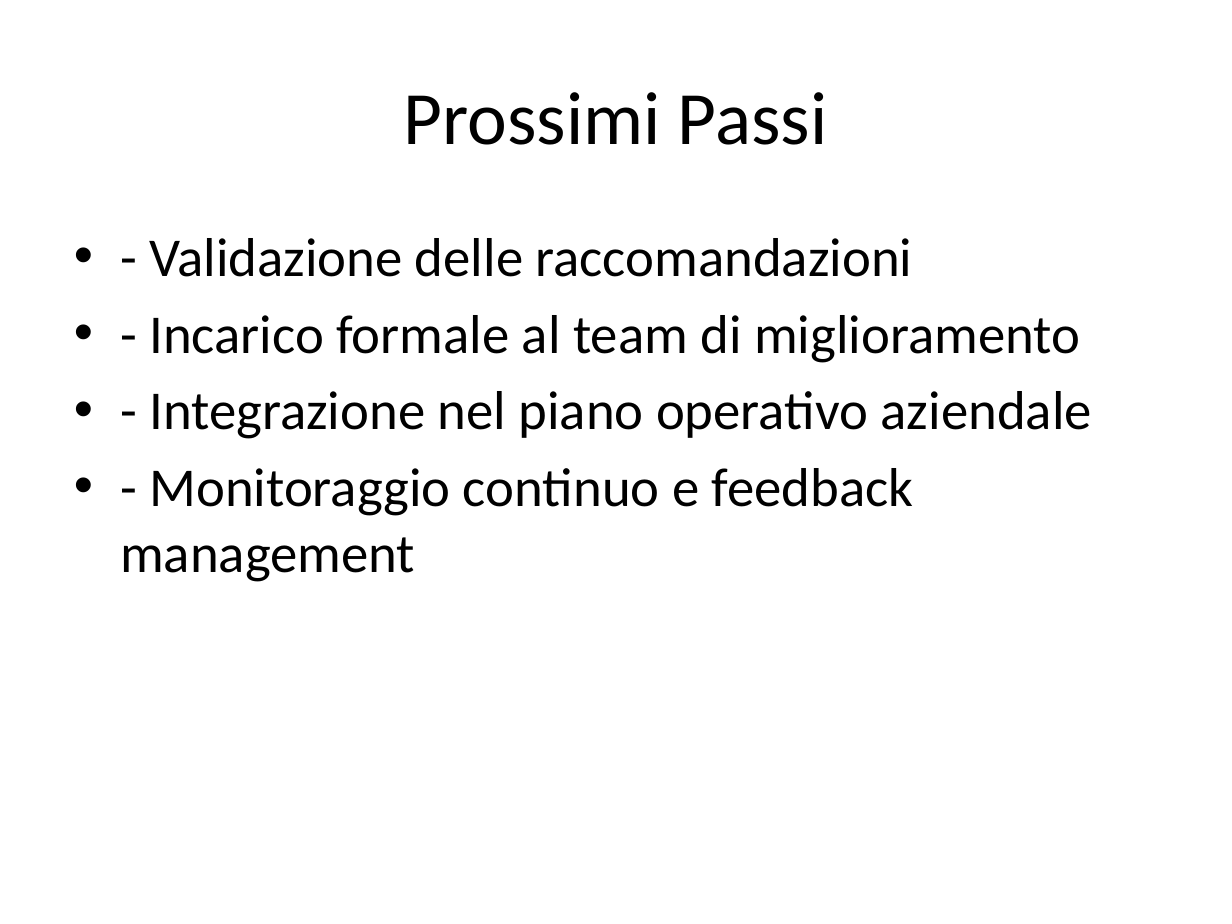
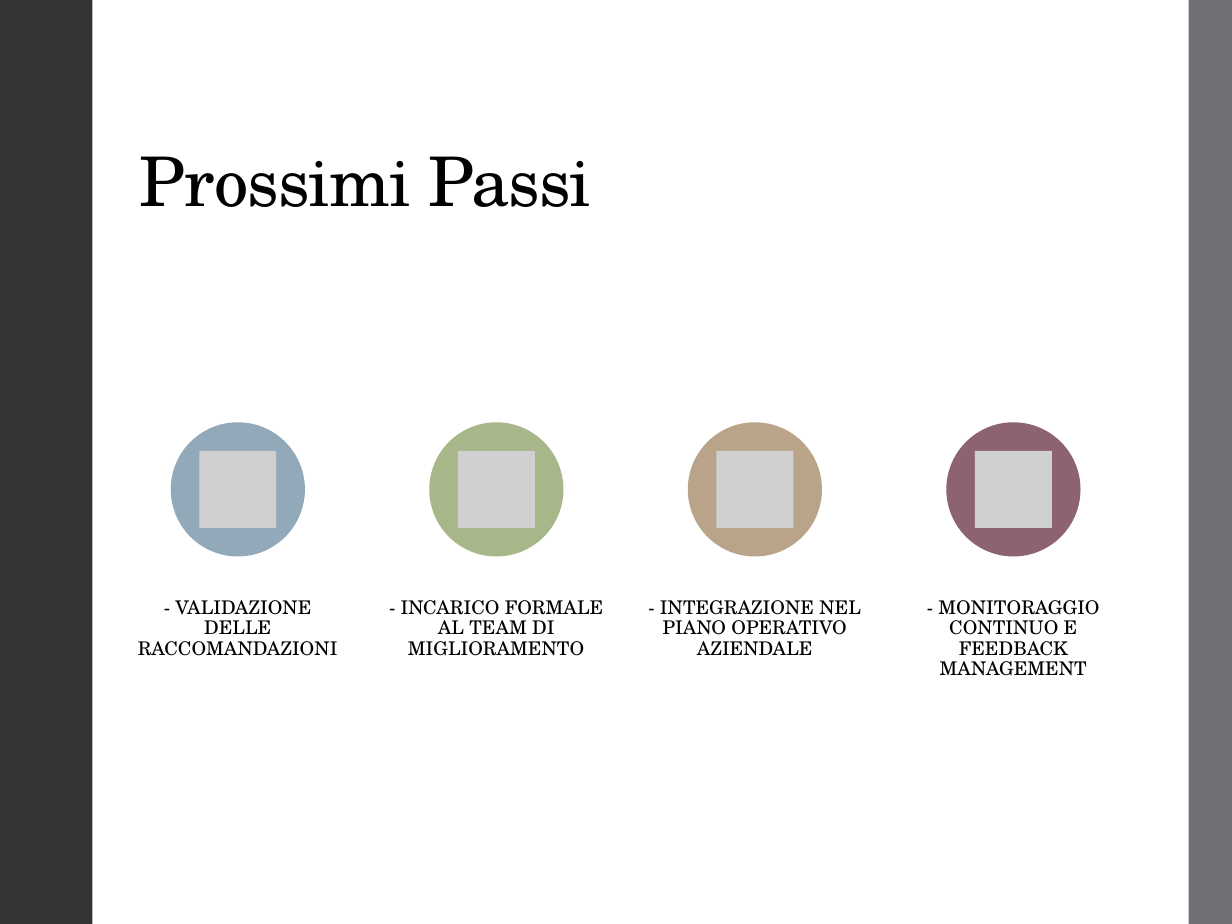
Before and after one commit to andycruccas92/Portfolio, a slide deck: slide 6 of templates_tmp/Template_Presentazione_Gap_Analysis.pptx. Drawn at 1232x924 pixels with LibreOffice and Linux fonts; fonts in the diff are those of the drawing; grey boxes stand for pictures. Boxes give left, top, right and bottom in pixels: in the first picture for what was removed or moved away, otherwise in the second. Text is boxed around its words. In the diff, an @@ line names an element or a change of style, - is before the commit and + after.

```diff
--- a/templates_tmp/Template_Presentazione_Gap_Analysis.pptx
+++ b/templates_tmp/Template_Presentazione_Gap_Analysis.pptx
@@ rectangle added at <box>0,0,1232,924</box>, fill #FFFFFF @@
@@ rectangle added at <box>0,0,92,924</box>, fill #353537 @@
@@ rectangle added at <box>1135,0,1232,924</box>, fill #353537 @@
@@ rectangle added at <box>1189,0,1232,924</box>, fill #6F6F74 @@
@@ title "Prossimi Passi": place and size @@
-title "Prossimi Passi" at <box>404,92,827,145</box>
+title "Prossimi Passi" at <box>140,156,591,207</box>
@@ title "Prossimi Passi" at <box>140,156,591,207</box>: size 44 to 40 pt, font Calibri to TeX Gyre Schola, letter spacing 0 to -0.5 pt; alignment centre to left; line spacing 1 to 0.9; vertical alignment middle to bottom @@
@@ text removed at <box>120,238,1092,582</box> @@
-• - Validazione delle raccomandazioni
-• - Incarico formale al team di miglioramento
-• - Integrazione nel piano operativo aziendale
-• - Monitoraggio continuo e feedback management
@@ group added at <box>138,423,1099,676</box>: 4 ellipses, 4 pictures, 4 texts @@
+- VALIDAZIONE DELLE RACCOMANDAZIONI
+- INCARICO FORMALE AL TEAM DI MIGLIORAMENTO
+- INTEGRAZIONE NEL PIANO OPERATIVO AZIENDALE
+- MONITORAGGIO CONTINUO E FEEDBACK MANAGEMENT
```
Also in this commit, not shown: 5 other slides changed, 12 other files.
